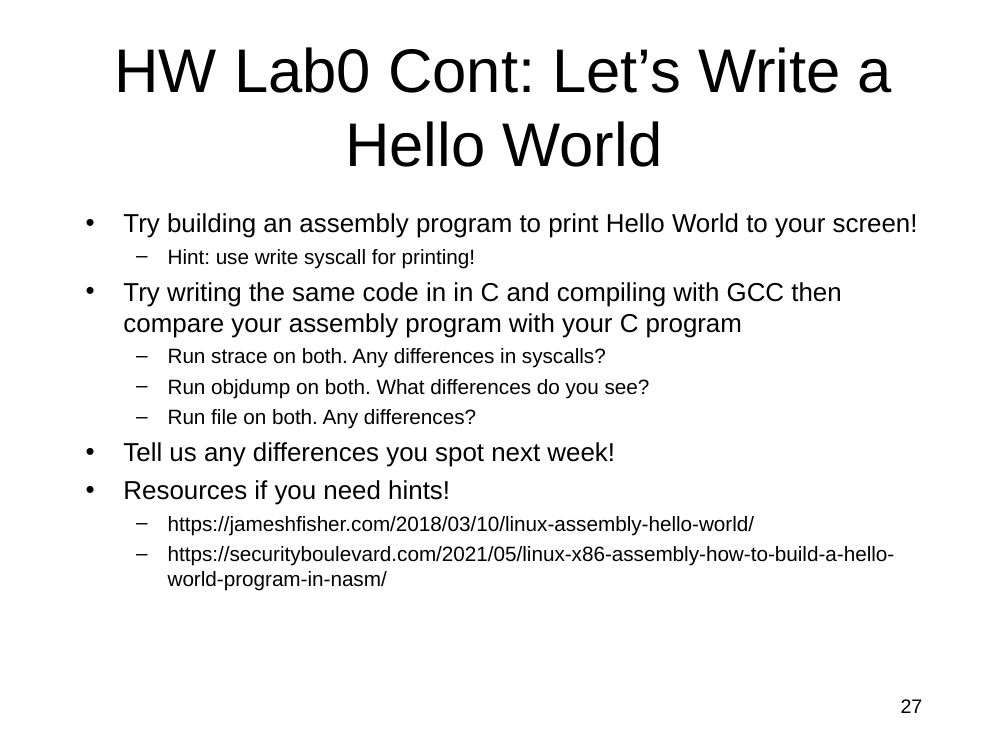
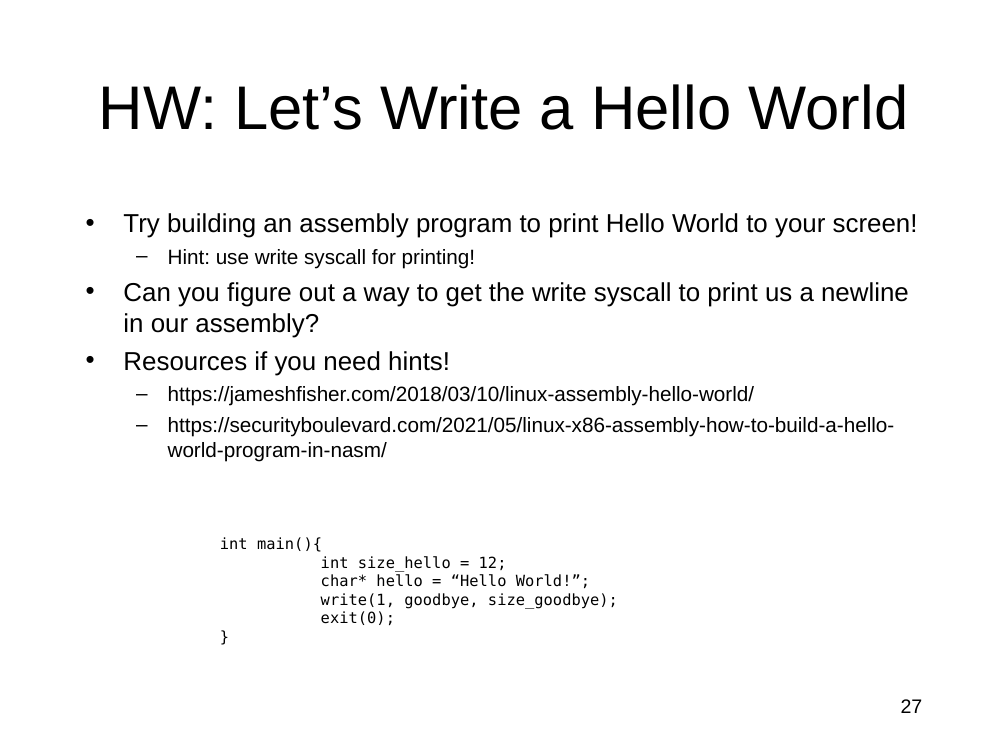
Before and after one commit to RobotMafiaCTF/RE_VR_Training, a slide deck: slide 27 of assembly/ppts/IntroductionToIntelx86-Part2.ppt. Drawn at 1008x756 pixels with LibreOffice and Linux fonts; fonts in the diff are those of the drawing. Boxes give left, top, right and bottom in pixels: in the first picture for what was removed or moved away, otherwise in the second. Text is boxed around its words. In the diff, an @@ line names an element or a change of style, - is before the commit and + after.

```diff
--- a/assembly/ppts/IntroductionToIntelx86-Part2.ppt
+++ b/assembly/ppts/IntroductionToIntelx86-Part2.ppt
@@ title at (99, 84, 909, 130): text changed @@
-HW Lab0 Cont: Let’s Write a Hello World
+HW: Let’s Write a Hello World
@@ text at (123, 282, 909, 338): text changed @@
-• Try writing the same code in in C and compiling with GCC then compare your assembly program with your C program
-  – Run strace on both. Any differences in syscalls?
-  – Run objdump on both. What differences do you see?
-  – Run file on both. Any differences?
-• Tell us any differences you spot next week!
+• Can you figure out a way to get the write syscall to print us a newline in our assembly?
@@ text added at (220, 537, 618, 626), 11 pt, text #000000 @@
+int main(){
+int size_hello = 12;
+char* hello = “Hello World!”;
+write(1, goodbye, size_goodbye);
+exit(0);
+}
```
Also in this commit, not shown: 1 other slide changed.
